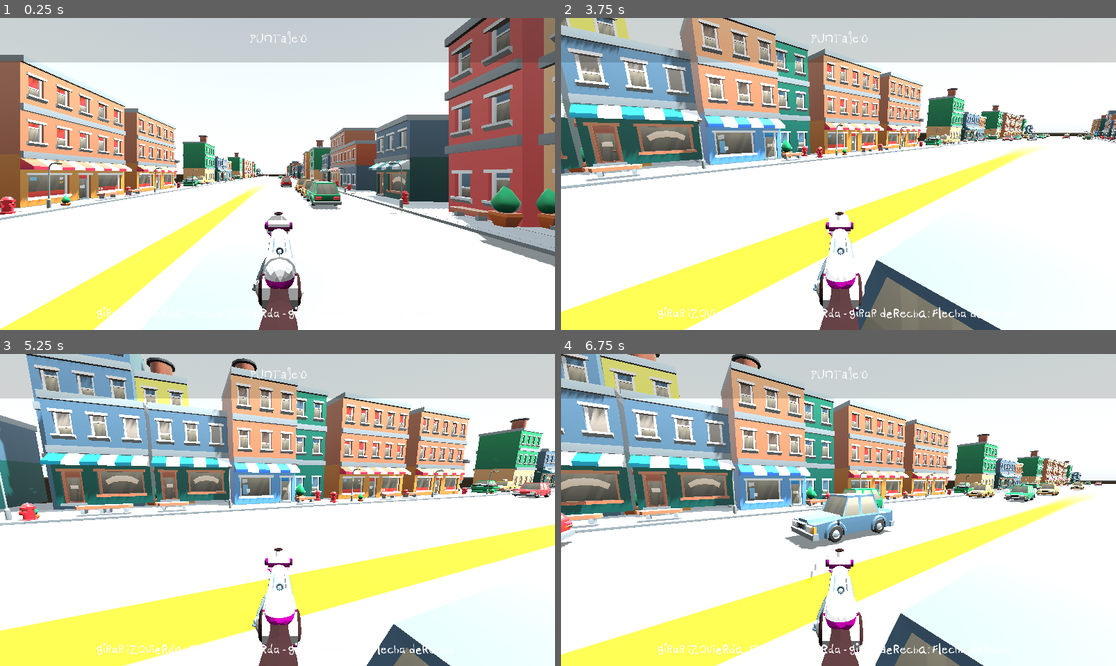
Above: before the commit, frames 1-4 (two rows, left to right).
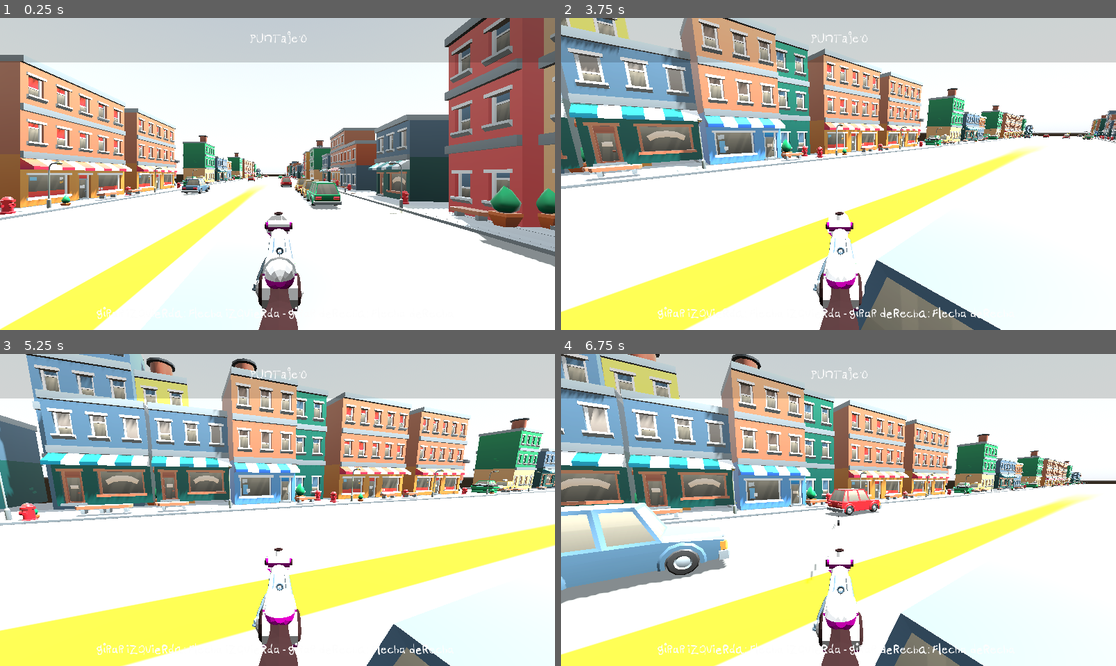
Above: after the commit, the same moments.

Repository: franciscoenriq/Panhales-en-Fuga
Game: Godot game, scene res://scenes/Volante/new_volante.tscn
Two runs of this game, one before a commit and one after it. Both use one fixed random seed, a clock stepped at 60 frames per second and the inputs below. This scene is started directly instead of the project's main scene. A sky picture missing from this copy of the repository is replaced by a grey-blue gradient.
Inputs (mouse positions are in pixels of both pictures, inside the frame that each line leads up to):
- Up to frame 1 (0.25 s): no input
- Up to frame 2 (3.75 s): move the mouse to (960, 158) at 0.52 s; press the mouse at (960, 158) at 0.53 s; hold L (p_right) 0.53-1.28 s; tap M (p_jump) at 0.77, 1.52, 3.02 s; move the mouse to (810, 174) at 1.27 s; release the mouse at (810, 174) at 1.28 s; hold W (forward) from 1.28 s (still down); tap X (clutch) at 1.35 s; click (810, 174) at 1.55 s; tap Enter at 2, 3.5 s; move the mouse to (849, 167) at 2.02 s; hold A (gas) 2.03-2.78 s; click (849, 167) at 2.3 s; tap Space at 2.75 s; move the mouse to (832, 180) at 2.77 s; click (832, 180) at 2.85 s; move the mouse to (877, 177) at 3.52 s; hold F (test) from 3.53 s (still down)
- Up to frame 3 (5.25 s): keep holding W (forward); tap M (p_jump) at 3.77, 4.52 s; click (316, 513) at 3.8 s; move the mouse to (233, 506) at 4.27 s; release F (test) at 4.28 s; click (233, 506) at 4.35 s; tap Space at 5 s; move the mouse to (283, 510) at 5.02 s; hold X (clutch) from 5.03 s (still down)
- Up to frame 4 (6.75 s): click (844, 510) at 5.3 s; move the mouse to (816, 503) at 5.77 s; release W (forward) at 5.78 s; release X (clutch) at 5.78 s; hold L (p_right) 5.78-6.53 s; tap A (gas) at 5.85 s; tap M (p_jump) at 6.02 s; click (816, 503) at 6.05 s; move the mouse to (866, 510) at 6.52 s; press the mouse at (866, 510) at 6.53 s; hold W (forward) from 6.53 s (still down)

The runs differ from the first frame. In frame 1, 0.2% of the frame differs, in the area x 32-49%, y 50-57%; in frame 2, 0.1%; in frame 3, 0.3%; in frame 4, 8.9%, in the area x 0-98%, y 40-81%.

Commit message:
a

Diff:
--- a/scenes/Volante/new_volante.tscn
+++ b/scenes/Volante/new_volante.tscn
@@ -65,14 +65,14 @@
 pista_id = 2
 
 [node name="PD1" type="Node3D" parent="."]
-transform = Transform3D(-1, 0, 8.74228e-08, 0, 1, 0, -8.74228e-08, 0, -1, -6.82236, 0, 0)
+transform = Transform3D(1, 0, 0, 0, 1, 0, 0, 0, 1, -6.82236, 0, 0)
 script = ExtResource("6_a7of1")
-pista_id = -1
+pista_id = 3
 
 [node name="PD2" type="Node3D" parent="."]
-transform = Transform3D(-1, 0, -8.74228e-08, 0, 1, 0, 8.74228e-08, 0, -1, -2.99774, 0, 0)
+transform = Transform3D(1, 0, 0, 0, 1, 0, 0, 0, 1, -2.99774, 0, 0)
 script = ExtResource("6_a7of1")
-pista_id = -2
+pista_id = 4
 
 [node name="car2" type="CharacterBody3D" parent="."]
 transform = Transform3D(1, 0, 0, 0, 1, 0, 0, 0, 1, 3.05731, 0, 0)
--- a/scripts/car_generator.gd
+++ b/scripts/car_generator.gd
@@ -62,7 +62,7 @@
 		spawn_car(-160,false)
 		spawn_car(160,false)
 
-	if police_spawner_timer<=0 && is_police_in_lane==false && pista_id>0:
+	if police_spawner_timer<=0 && is_police_in_lane==false :
 		spawn_car(160,true)
 		is_police_in_lane=true
 
--- a/scripts/car_npc.gd
+++ b/scripts/car_npc.gd
@@ -96,14 +96,14 @@
 			target_lane_id=1
 			target_lane_pos=lane.get_target_lane_pos(target_lane_id)
 
-		if pista_id==-1:
+		if pista_id==3:
 			isSwitchingLane=true
-			target_lane_id=-2
+			target_lane_id=4
 			target_lane_pos=lane.get_target_lane_pos(target_lane_id)
 
-		if pista_id==-2:
+		if pista_id==4:
 			isSwitchingLane=true
-			target_lane_id=-1
+			target_lane_id=3
 			target_lane_pos=lane.get_target_lane_pos(target_lane_id)
 
 
